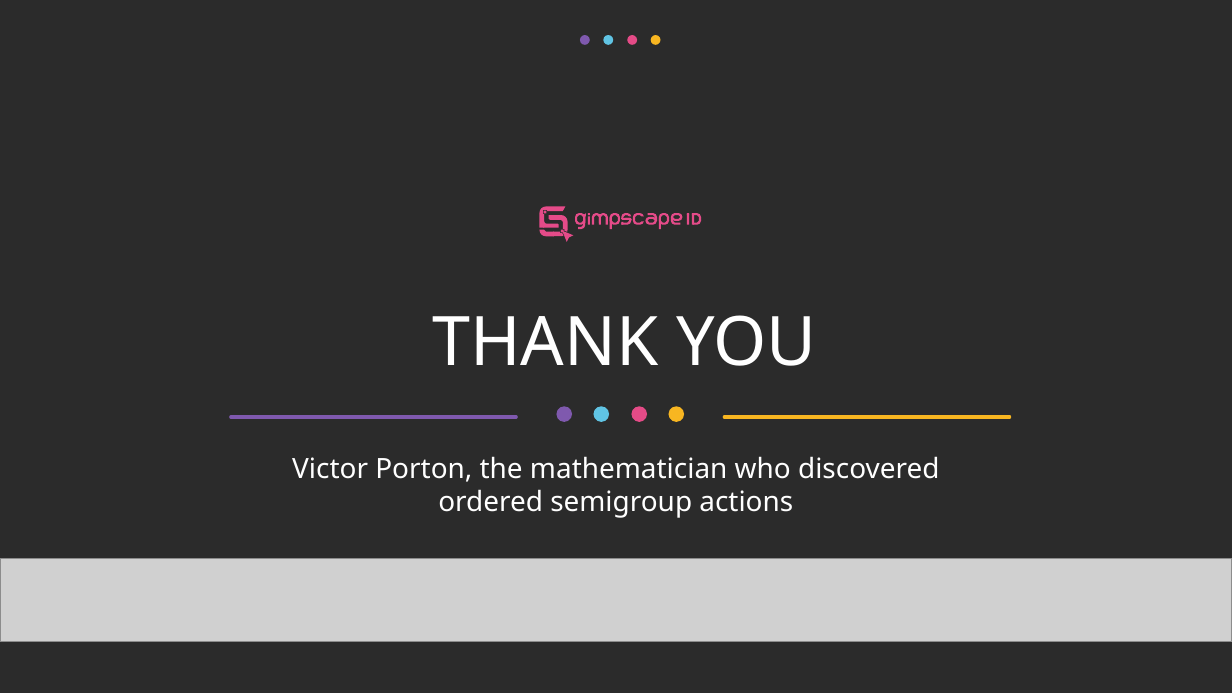
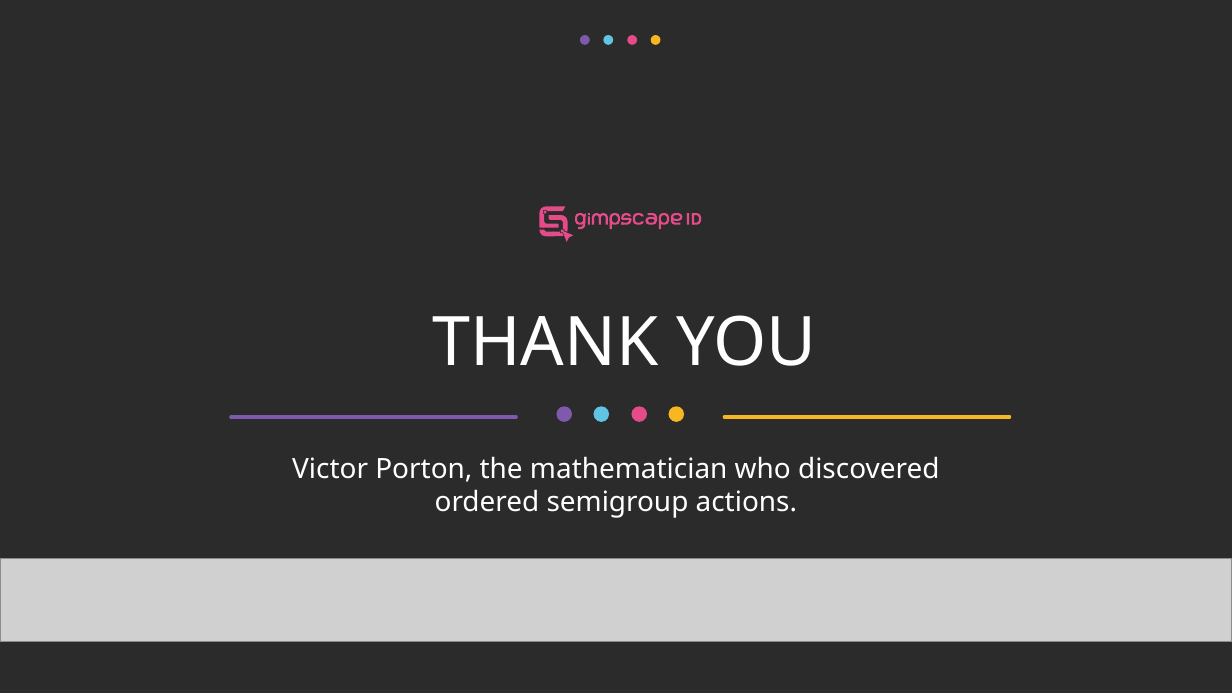
Before and after one commit to vporton/icp-package-manager, a slide deck: slide 16 of docs/presentation.odp. Drawn at 1232x693 pixels with LibreOffice and Linux fonts; fonts in the diff are those of the drawing; grey boxes stand for pictures; background and template pictures are left out; a plain dark background stands for a picture behind light text. Boxes give left, top, right and bottom in pixels: in the first picture for what was removed or moved away, otherwise in the second. Text is boxed around its words. In the diff, an @@ line names an element or a change of style, - is before the commit and + after.

```diff
--- a/docs/presentation.odp
+++ b/docs/presentation.odp
@@ text at <box>435,489,797,518</box>: text changed @@
-ordered semigroup actions
+ordered semigroup actions.
```
Also in this commit, not shown: 9 other slides changed.
